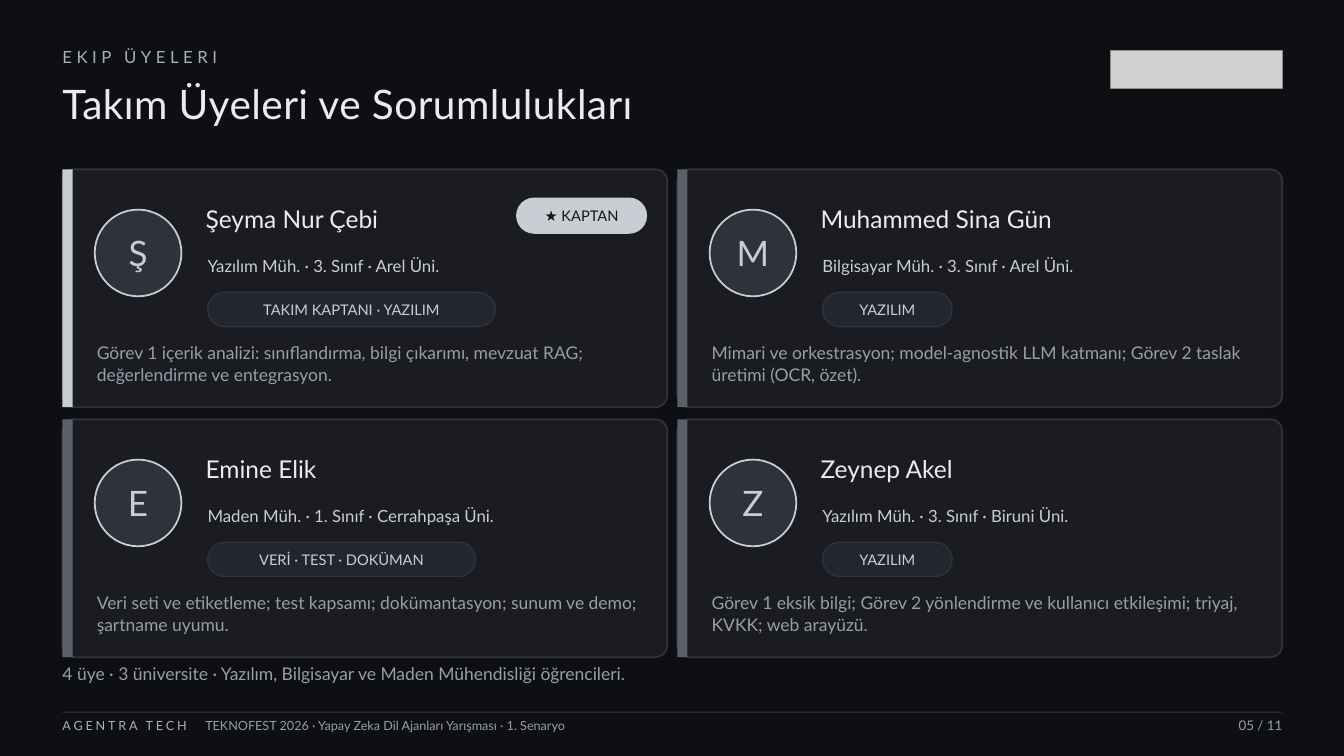
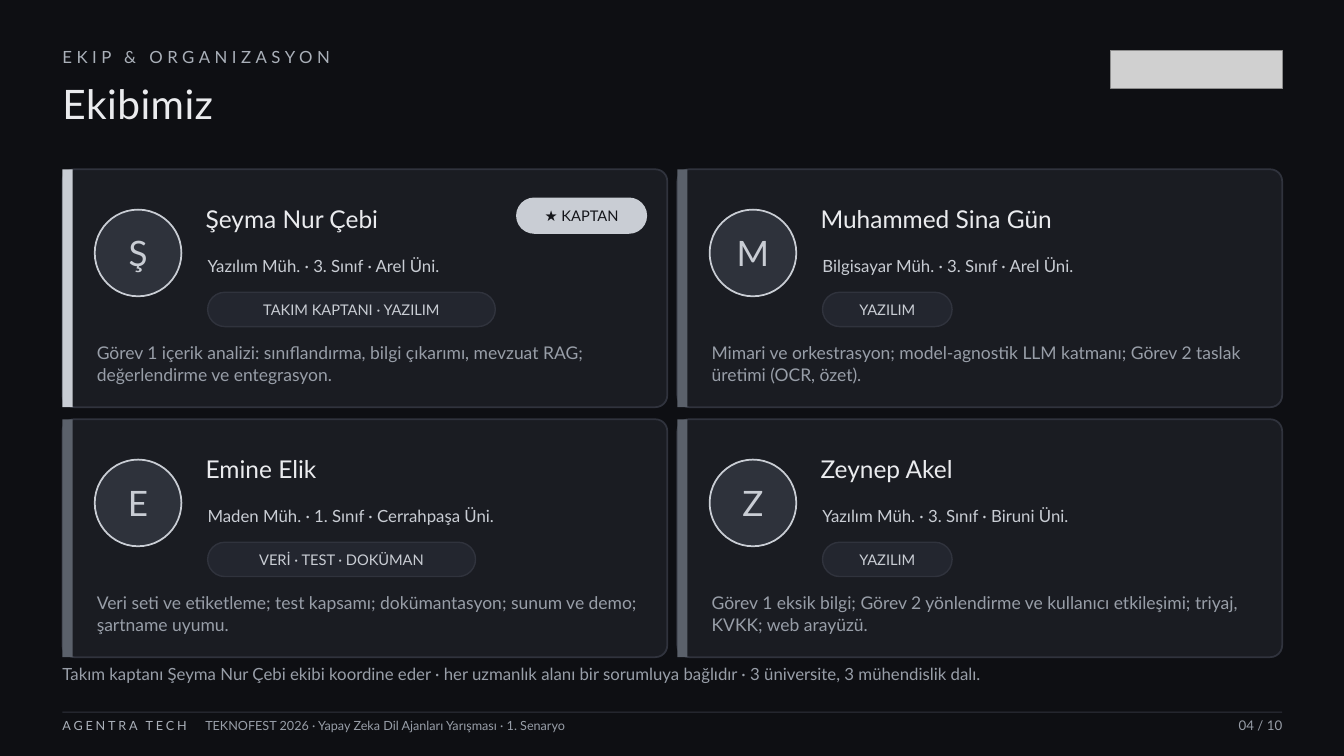
Before and after one commit to msgxr/teknofest-2026-kamu-evrak-akilli-ajan, a slide deck: slide 4 of presentations/Agentra_Tech_Takim_Tanitim_Sunum.pptx (slide 5 before the commit). Drawn at 1344x756 pixels with LibreOffice and Linux fonts; fonts in the diff are those of the drawing; grey boxes stand for pictures. Boxes give left, top, right and bottom in pixels: in the first picture for what was removed or moved away, otherwise in the second. Text is boxed around its words. In the diff, an @@ line names an element or a change of style, - is before the commit and + after.

```diff
--- a/presentations/Agentra_Tech_Takim_Tanitim_Sunum.pptx
+++ b/presentations/Agentra_Tech_Takim_Tanitim_Sunum.pptx
@@ text at [62, 51, 329, 63]: text changed @@
-EKIP ÜYELERI
+EKIP & ORGANIZASYON
@@ text at [62, 89, 213, 120]: text changed @@
-Takım Üyeleri ve Sorumlulukları
+Ekibimiz
@@ text at [62, 667, 981, 683]: text changed; size 12.5 to 12 pt @@
-4 üye · 3 üniversite · Yazılım, Bilgisayar ve Maden Mühendisliği öğrencileri.
+Takım kaptanı Şeyma Nur Çebi ekibi koordine eder · her uzmanlık alanı bir sorumluya bağlıdır · 3 üniversite, 3 mühendislik dalı.
@@ text at [1239, 720, 1282, 730]: text changed @@
-05 / 11
+04 / 10
```
Also in this commit, not shown: 8 other slides changed, 1 slide removed, 1 other file.
